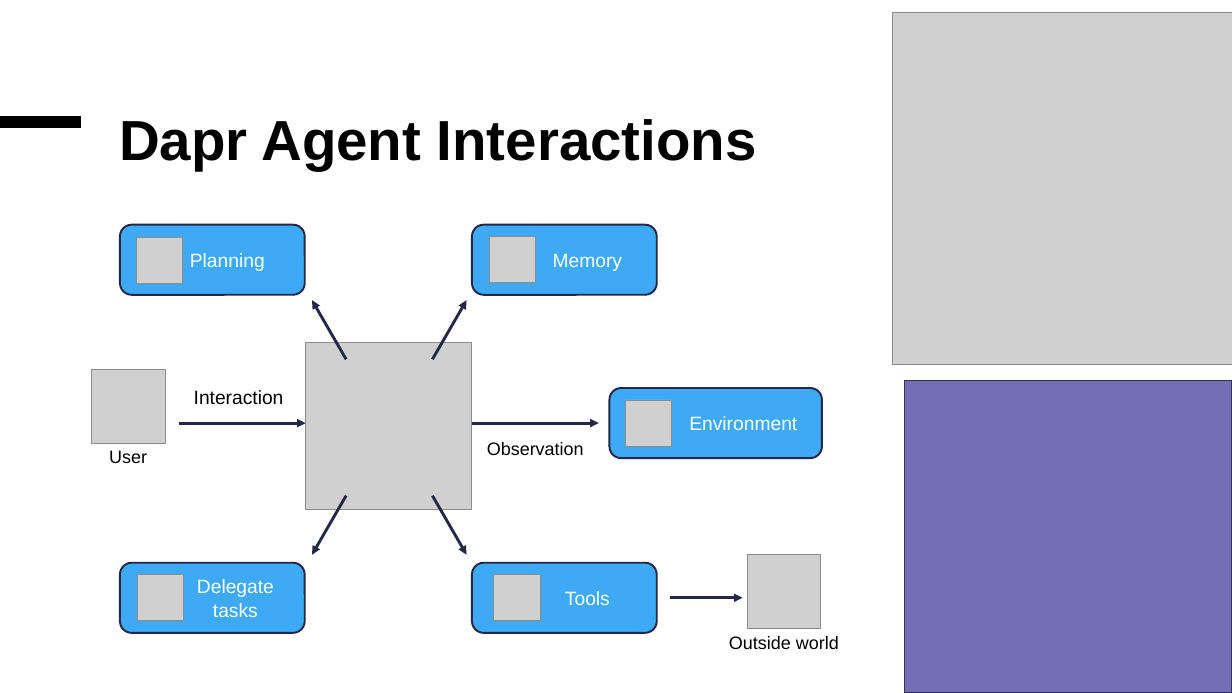
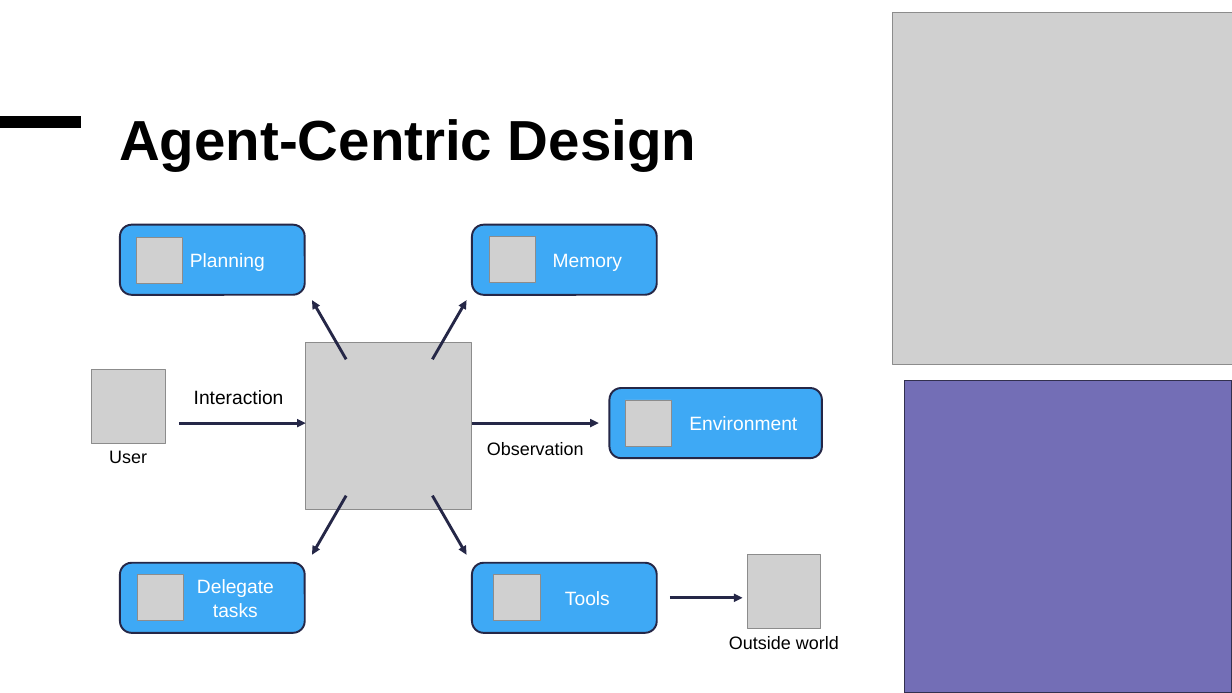
Before and after one commit to willvelida/learn-dapr-agents, a slide deck: slide 6 of slide-decks/dapr-agents-basics.pptx. Drawn at 1232x693 pixels with LibreOffice and Linux fonts; fonts in the diff are those of the drawing; grey boxes stand for pictures. Boxes give left, top, right and bottom in pixels: in the first picture for what was removed or moved away, otherwise in the second. Text is boxed around its words. In the diff, an @@ line names an element or a change of style, - is before the commit and + after.

Commit message:
Final transcript for basic agents demo

```diff
--- a/slide-decks/dapr-agents-basics.pptx
+++ b/slide-decks/dapr-agents-basics.pptx
@@ title at (119,119,696,171): text changed @@
-Dapr Agent Interactions
+Agent-Centric Design
```
Also in this commit, not shown: 1 other slide changed, 1 slide removed.
